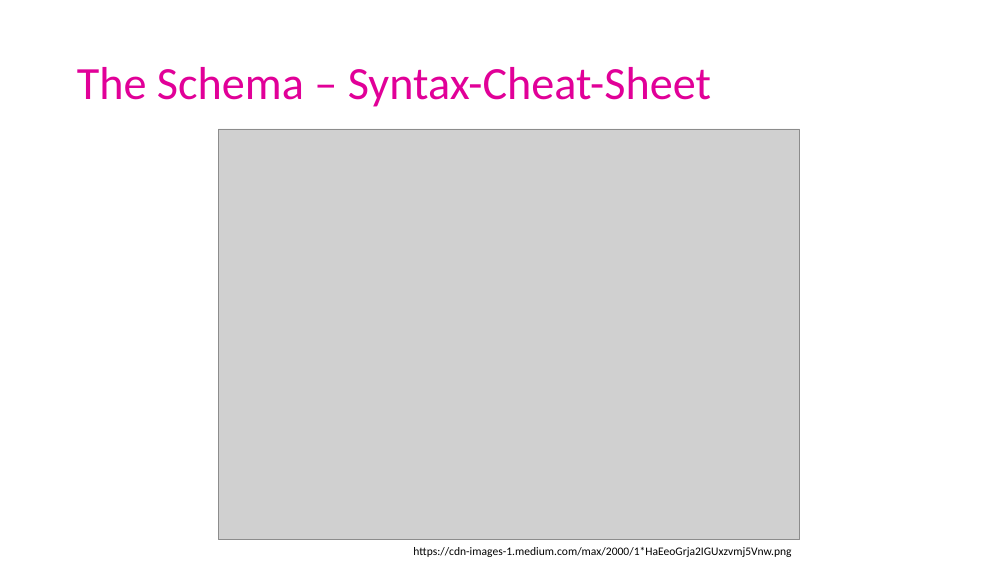
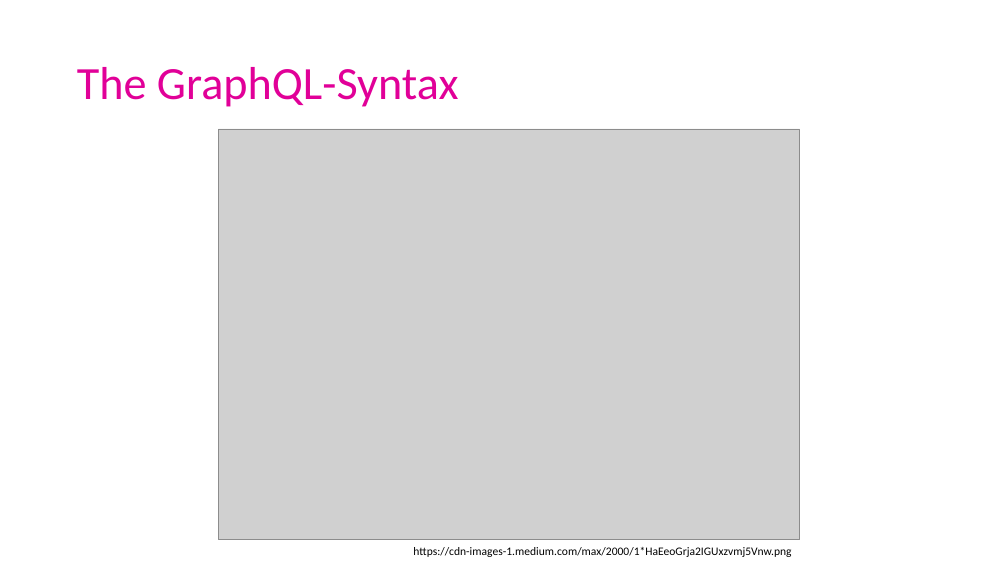
Before and after one commit to ArneSchulze/GraphQL, a slide deck: slide 7 of slides.pptx (slide 9 before the commit). Drawn at 1008x567 pixels with LibreOffice and Linux fonts; fonts in the diff are those of the drawing; grey boxes stand for pictures. Boxes give left, top, right and bottom in pixels: in the first picture for what was removed or moved away, otherwise in the second. Text is boxed around its words. In the diff, an @@ line names an element or a change of style, - is before the commit and + after.

```diff
--- a/slides.pptx
+++ b/slides.pptx
@@ title at <box>77,67,459,107</box>: text changed @@
-The Schema – Syntax-Cheat-Sheet
+The GraphQL-Syntax
```
Also in this commit, not shown: 9 other slides changed, 4 slides added, 1 other file.
